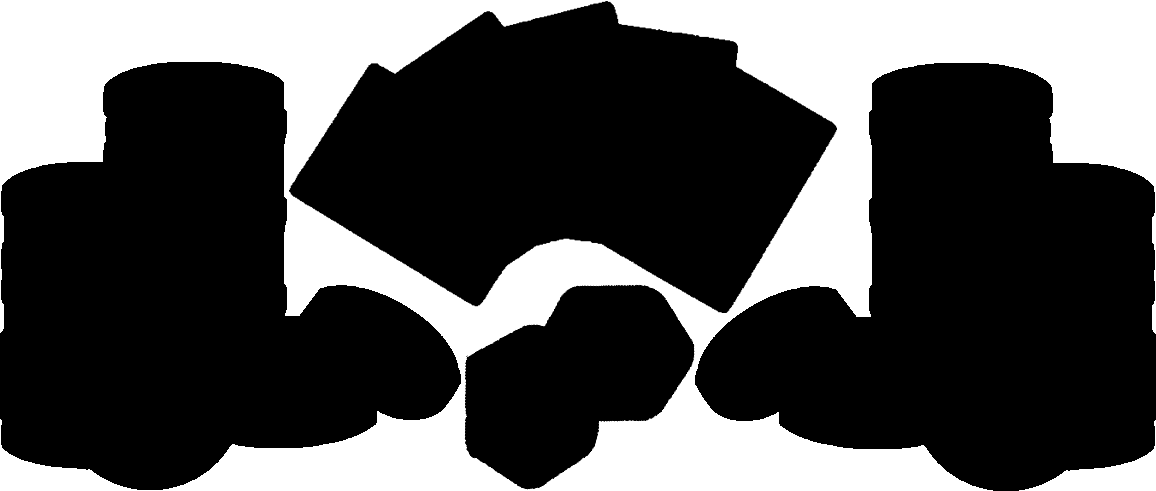
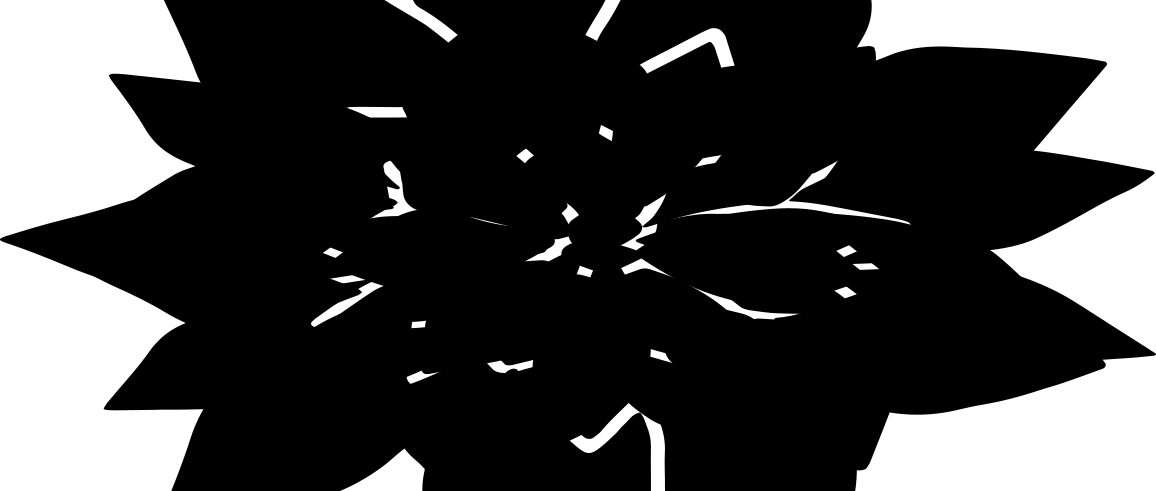
The second 1156 x 491 image is a revision of the first. Changes to its layers:
added layer "Shape 47 1" (1st of 2) above "Shape 47 1" over (x1=59, y1=0, x2=1107, y2=491)
added layer "Shape 47 1" (2nd of 2) above "Layer 10" over (x1=0, y1=0, x2=1156, y2=491)
hid "Layer 10" over (x1=0, y1=1, x2=1156, y2=491)
